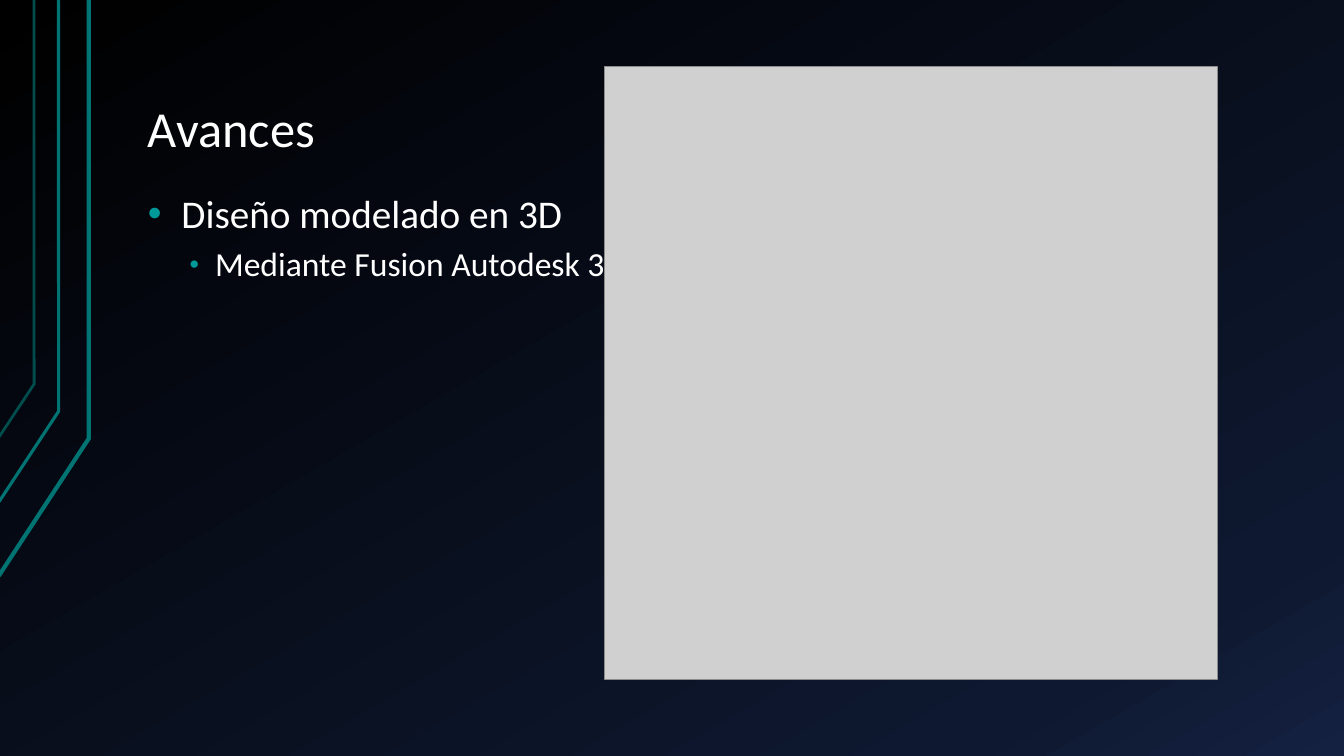
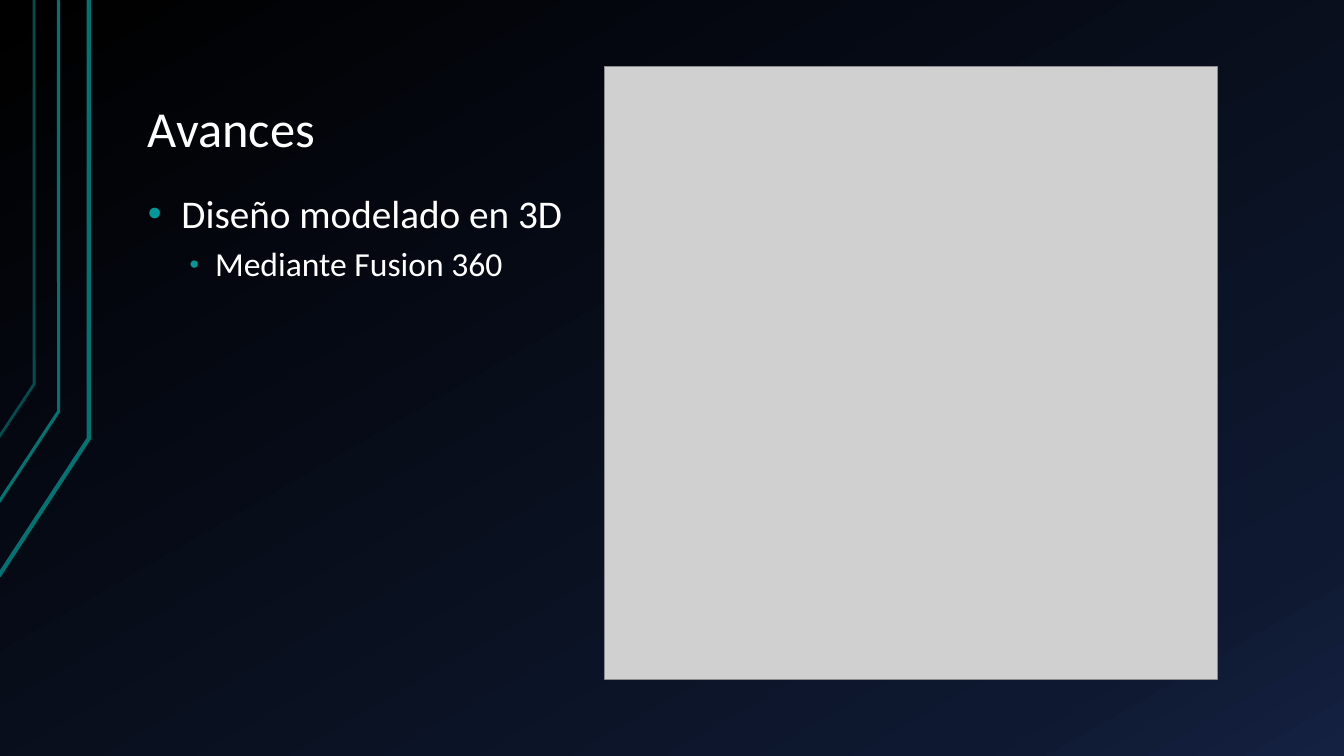
Before and after one commit to harrylisby/FLER, a slide deck: slide 7 of ppt_FLER.pptx. Drawn at 1344x756 pixels with LibreOffice and Linux fonts; fonts in the diff are those of the drawing; grey boxes stand for pictures. Boxes give left, top, right and bottom in pixels: in the first picture for what was removed or moved away, otherwise in the second. Text is boxed around its words. In the diff, an @@ line names an element or a change of style, - is before the commit and + after.

```diff
--- a/ppt_FLER.pptx
+++ b/ppt_FLER.pptx
@@ text at (215,252,502,277): text changed @@
-  • Mediante Fusion Autodesk 360
+  • Mediante Fusion 360
```
Also in this commit, not shown: 5 other slides changed, 2 slides added.
